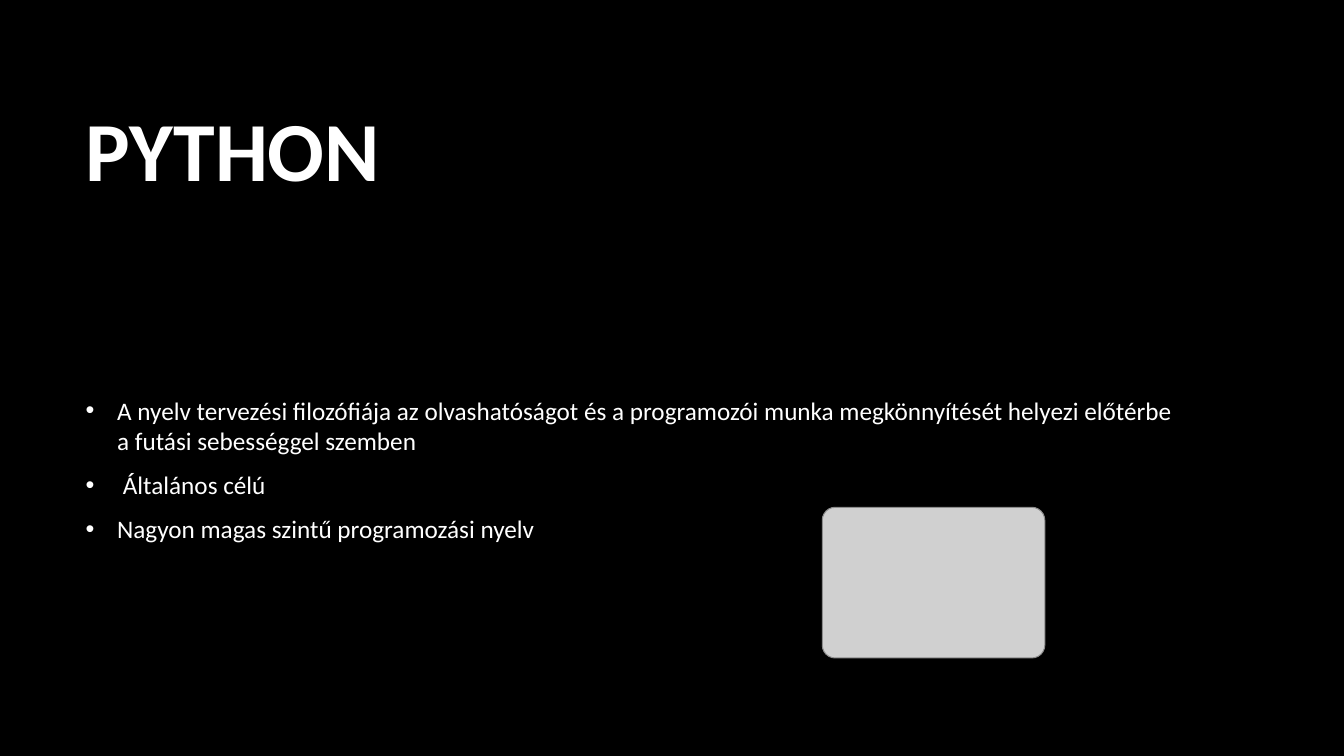
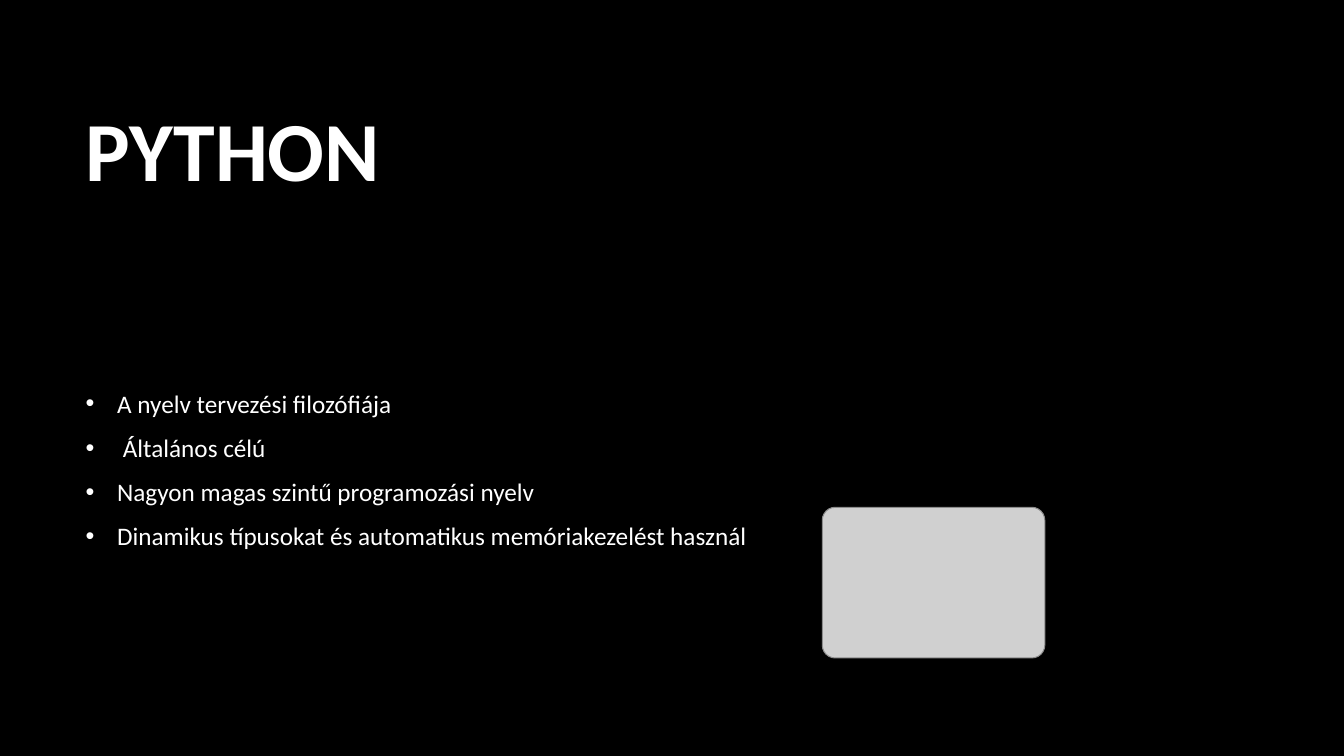
Before and after one commit to Andor1298/ikt-ppt, a slide deck: slide 3 of Python.pptx. Drawn at 1344x756 pixels with LibreOffice and Linux fonts; fonts in the diff are those of the drawing; grey boxes stand for pictures; background and template pictures are left out. Boxes give left, top, right and bottom in pixels: in the first picture for what was removed or moved away, otherwise in the second. Text is boxed around its words. In the diff, an @@ line names an element or a change of style, - is before the commit and + after.

```diff
--- a/Python.pptx
+++ b/Python.pptx
@@ text at box(117, 395, 391, 418): text changed @@
-• A nyelv tervezési filozófiája az olvashatóságot és a programozói munka megkönnyítését helyezi előtérbe a futási sebességgel szemben
+• A nyelv tervezési filozófiája
@@ text at box(117, 527, 746, 549): paragraph added @@
+• Dinamikus típusokat és automatikus memóriakezelést használ
```
Also in this commit, not shown: 2 other slides changed, 3 slides added, 1 slide removed.
